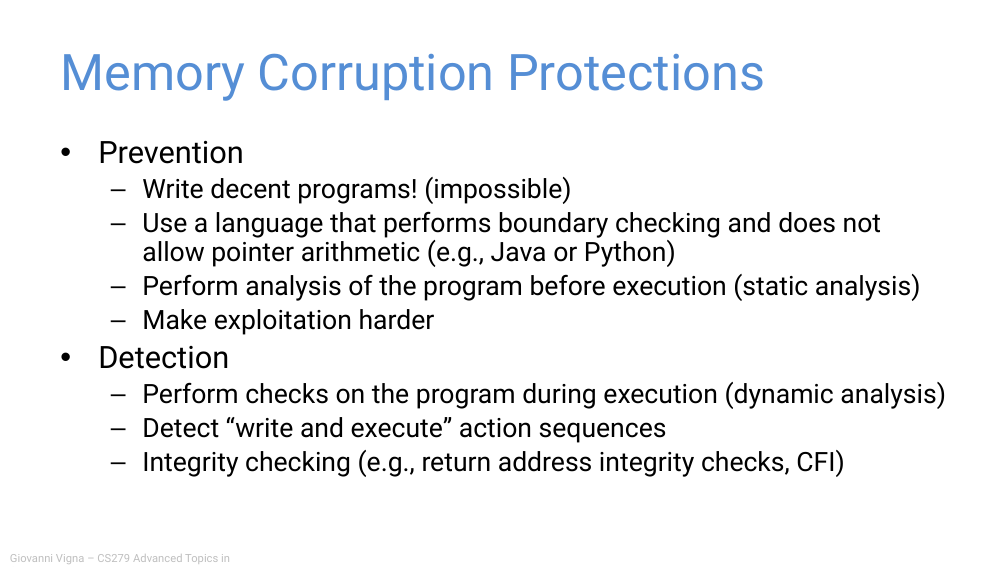
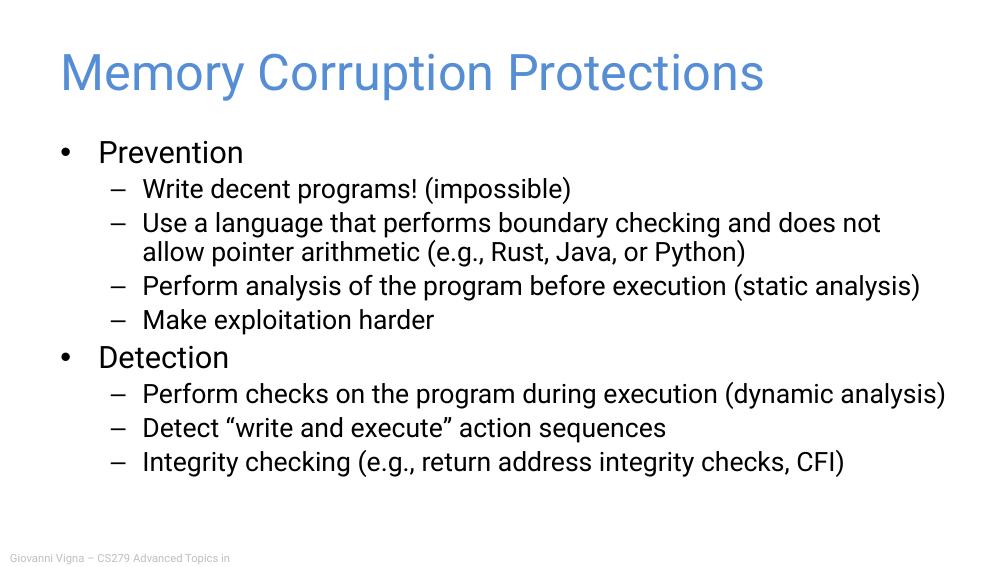
Before and after one commit to giovannivigna/CS279-Fall2024, a slide deck: slide 212 of materials/05_Vulnerability_Patterns/Application Security.pptx. Drawn at 1008x567 pixels with LibreOffice and Linux fonts; fonts in the diff are those of the drawing. Boxes give left, top, right and bottom in pixels: in the first picture for what was removed or moved away, otherwise in the second. Text is boxed around its words. In the diff, an @@ line names an element or a change of style, - is before the commit and + after.

```diff
--- a/materials/05_Vulnerability_Patterns/Application Security.pptx
+++ b/materials/05_Vulnerability_Patterns/Application Security.pptx
@@ text at <box>142,211,881,267</box>: text changed @@
-  – Use a language that performs boundary checking and does not allow pointer arithmetic (e.g., Java or Python)
+  – Use a language that performs boundary checking and does not allow pointer arithmetic (e.g., Rust, Java, or Python)
```
Also in this commit, not shown: 9 other slides changed, 2 slides added, 7 other files.
